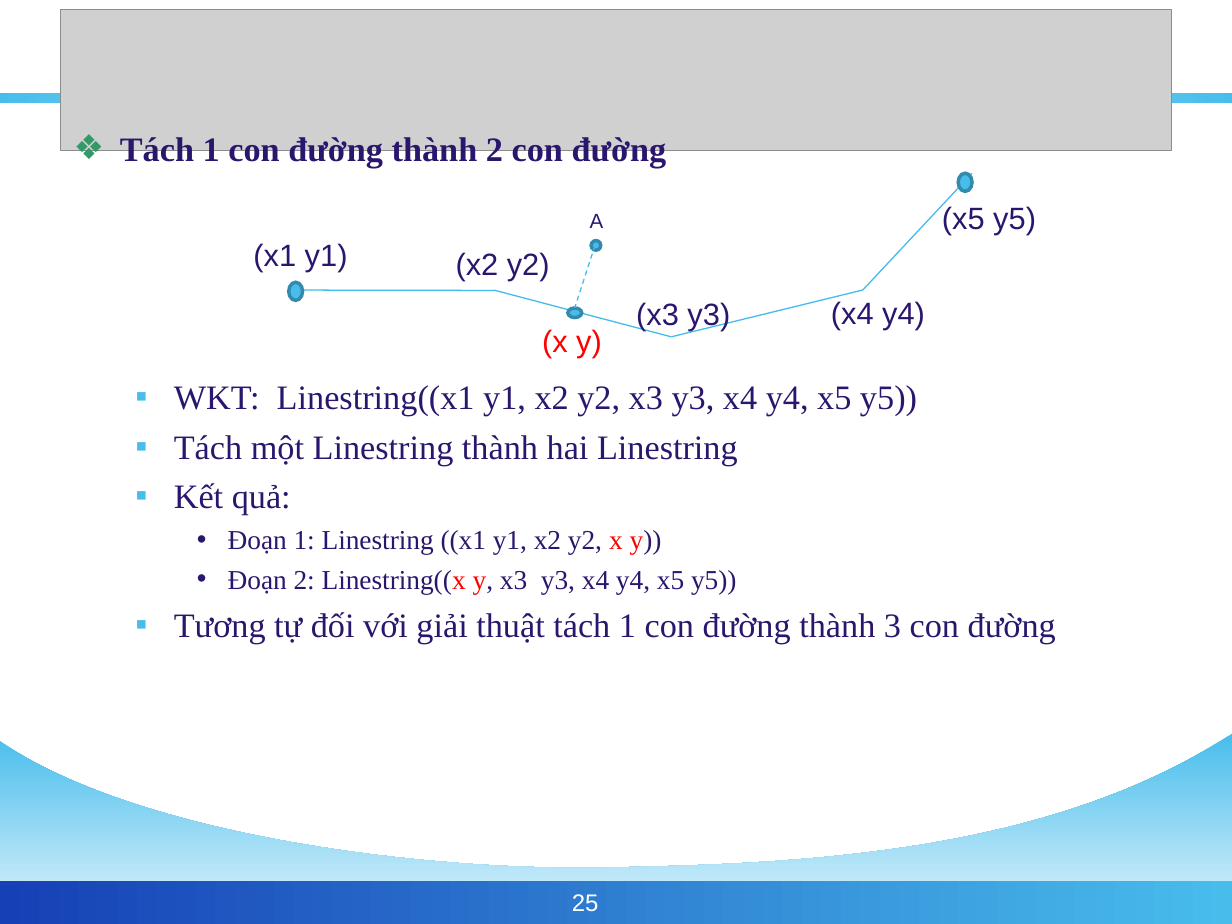
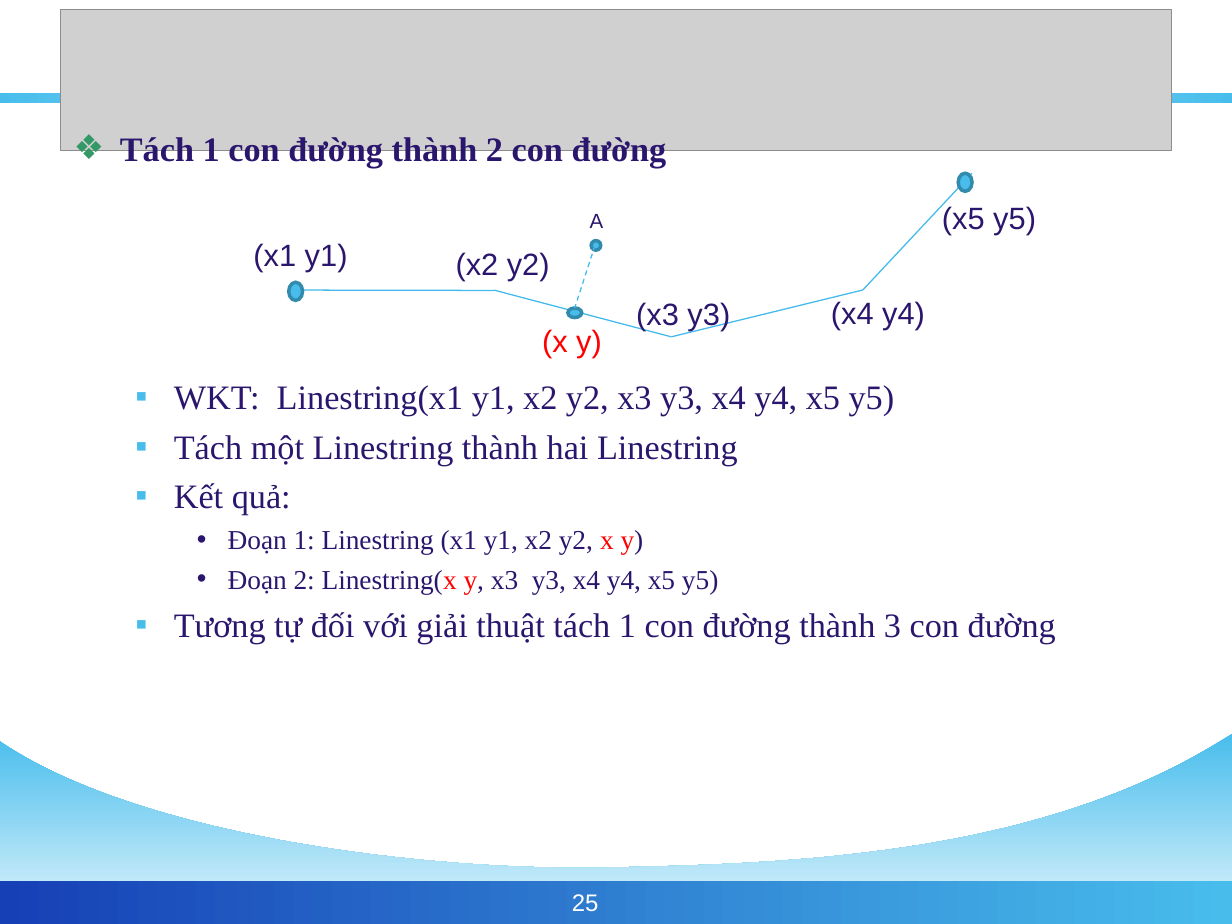
Before and after one commit to phamngsinh/cantho-webgis, a slide deck: slide 25 of Document/Bao Cao/BaoCaoLuanVan2.ppt. Drawn at 1232x924 pixels with LibreOffice and Linux fonts; fonts in the diff are those of the drawing; grey boxes stand for pictures; background and template pictures are left out. Boxes give left, top, right and bottom in pixels: in the first picture for what was removed or moved away, otherwise in the second. Text is boxed around its words. In the diff, an @@ line names an element or a change of style, - is before the commit and + after.

```diff
--- a/Document/Bao Cao/BaoCaoLuanVan2.ppt
+++ b/Document/Bao Cao/BaoCaoLuanVan2.ppt
@@ text at [174, 385, 895, 416]: text changed @@
-  ▪ WKT: Linestring((x1 y1, x2 y2, x3 y3, x4 y4, x5 y5))
+  ▪ WKT: Linestring(x1 y1, x2 y2, x3 y3, x4 y4, x5 y5)
@@ text at [228, 530, 718, 594]: text changed @@
-    • Đoạn 1: Linestring ((x1 y1, x2 y2, x y))
-    • Đoạn 2: Linestring((x y, x3 y3, x4 y4, x5 y5))
+    • Đoạn 1: Linestring (x1 y1, x2 y2, x y)
+    • Đoạn 2: Linestring(x y, x3 y3, x4 y4, x5 y5)
```
Also in this commit, not shown: 1 other slide changed.
